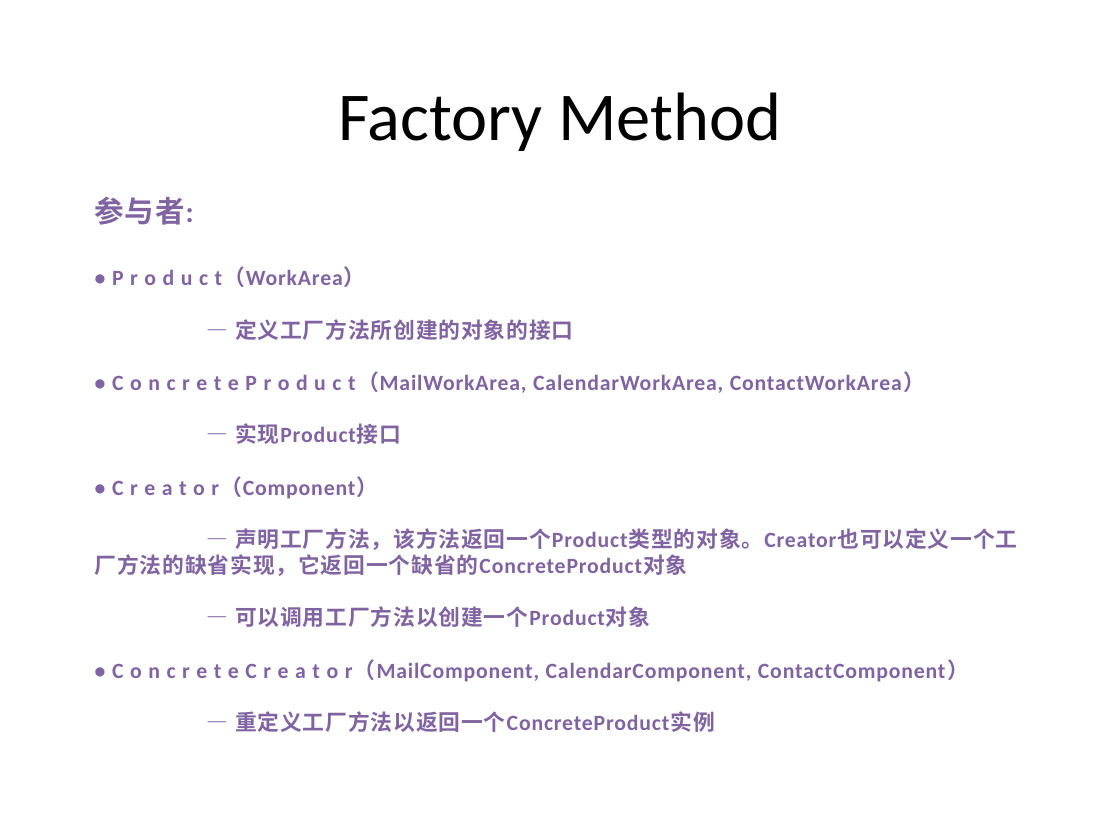
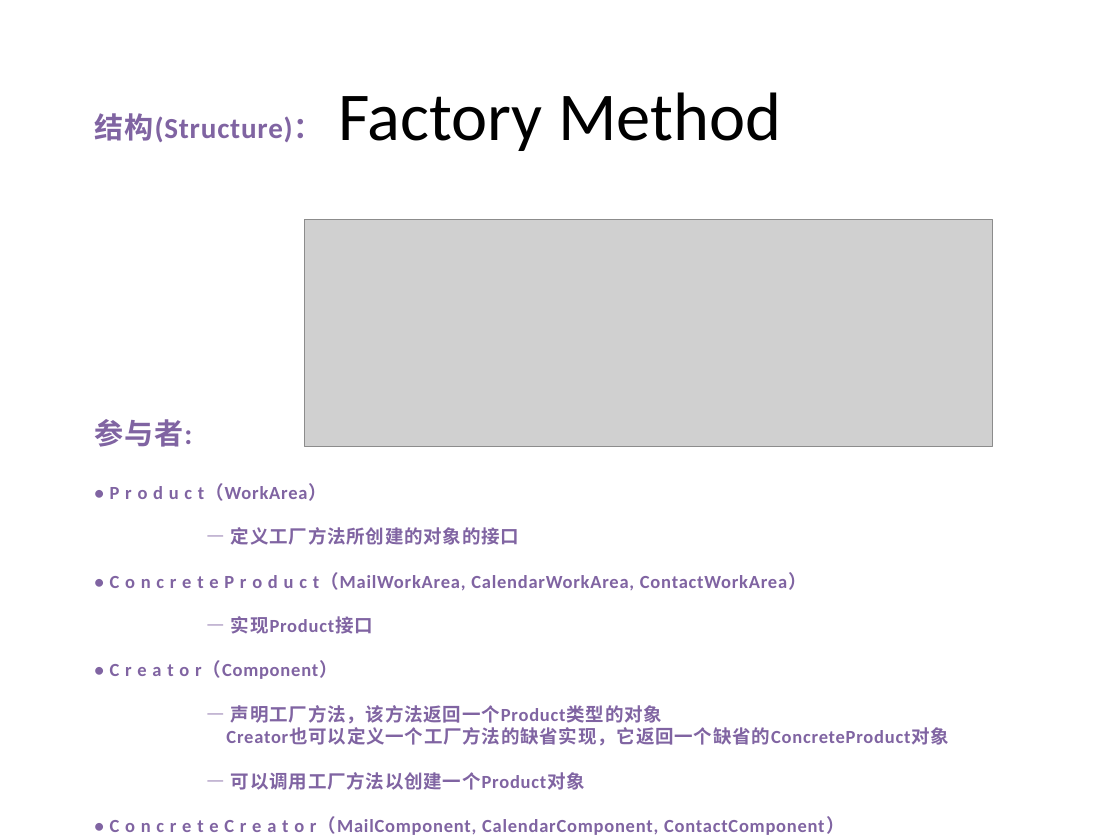
Before and after one commit to PlumpMath/DesignPattern-956, a slide deck: slide 18 of _Doc/Design Pattern (C#) - Part 1.pptx. Drawn at 1120x840 pixels with LibreOffice and Linux fonts; fonts in the diff are those of the drawing; grey boxes stand for pictures. Boxes give left, top, right and bottom in pixels: in the first picture for what was removed or moved away, otherwise in the second. Text is boxed around its words. In the diff, an @@ line names an element or a change of style, - is before the commit and + after.

```diff
--- a/_Doc/Design Pattern (C#) - Part 1.pptx
+++ b/_Doc/Design Pattern (C#) - Part 1.pptx
@@ text at box(95, 113, 323, 142): paragraph added @@
+结构(Structure)：
@@ picture added at box(305, 220, 992, 446) @@
@@ text at box(95, 419, 845, 835): size 19 to 18.7 pt in "参与者:"; size 14 to 11.9 pt in "• P r o d u c ...", "— 定义工厂方法所创建的对象的接口", "• C o n c r e ...", "— 实现Product接口" and 4 more places @@
@@ text at box(226, 705, 949, 745): text changed; size 14 to 11.9 pt @@
-— 声明工厂方法，该方法返回一个Product类型的对象。Creator也可以定义一个工厂方法的缺省实现，它返回一个缺省的ConcreteProduct对象
+— 声明工厂方法，该方法返回一个Product类型的对象
+Creator也可以定义一个工厂方法的缺省实现，它返回一个缺省的ConcreteProduct对象
```
Also in this commit, not shown: 1 other slide changed, 2 slides added, 4 other files.
